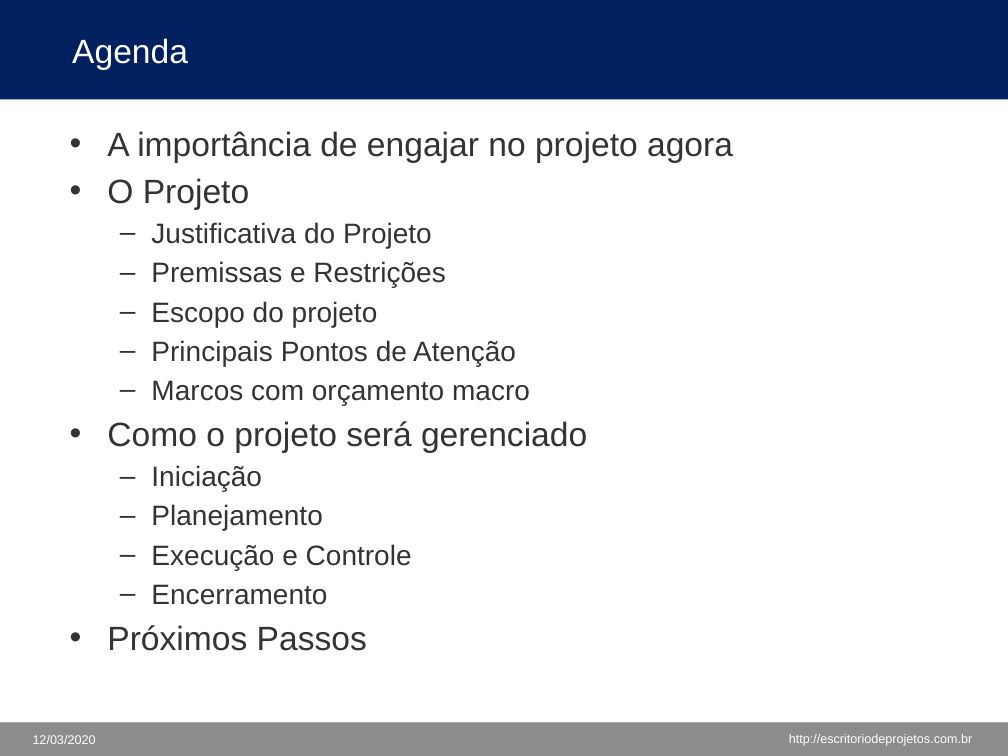
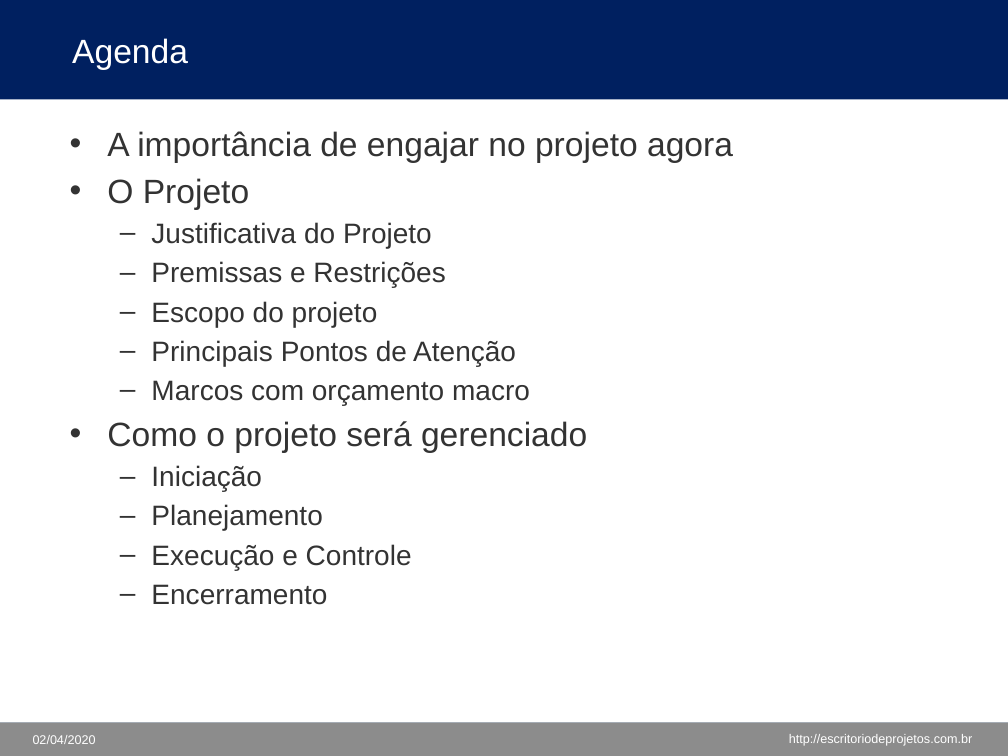
Before and after one commit to sistemas-de-informacao-univas/ES5, a slide deck: slide 2 of Kick-Off do Projeto.pptx. Drawn at 1008x756 pixels with LibreOffice and Linux fonts; fonts in the diff are those of the drawing; background and template pictures are left out. Boxes give left, top, right and bottom in pixels: in the first picture for what was removed or moved away, otherwise in the second. Text is boxed around its words. In the diff, an @@ line names an element or a change of style, - is before the commit and + after.

```diff
--- a/Kick-Off do Projeto.pptx
+++ b/Kick-Off do Projeto.pptx
@@ text at (107, 625, 367, 651): paragraph removed @@
-• Próximos Passos
@@ text at (33, 735, 96, 744): text changed @@
-12/03/2020
+02/04/2020
```
Also in this commit, not shown: 5 other slides changed, 5 slides added, 3 slides removed, 1 other file.
